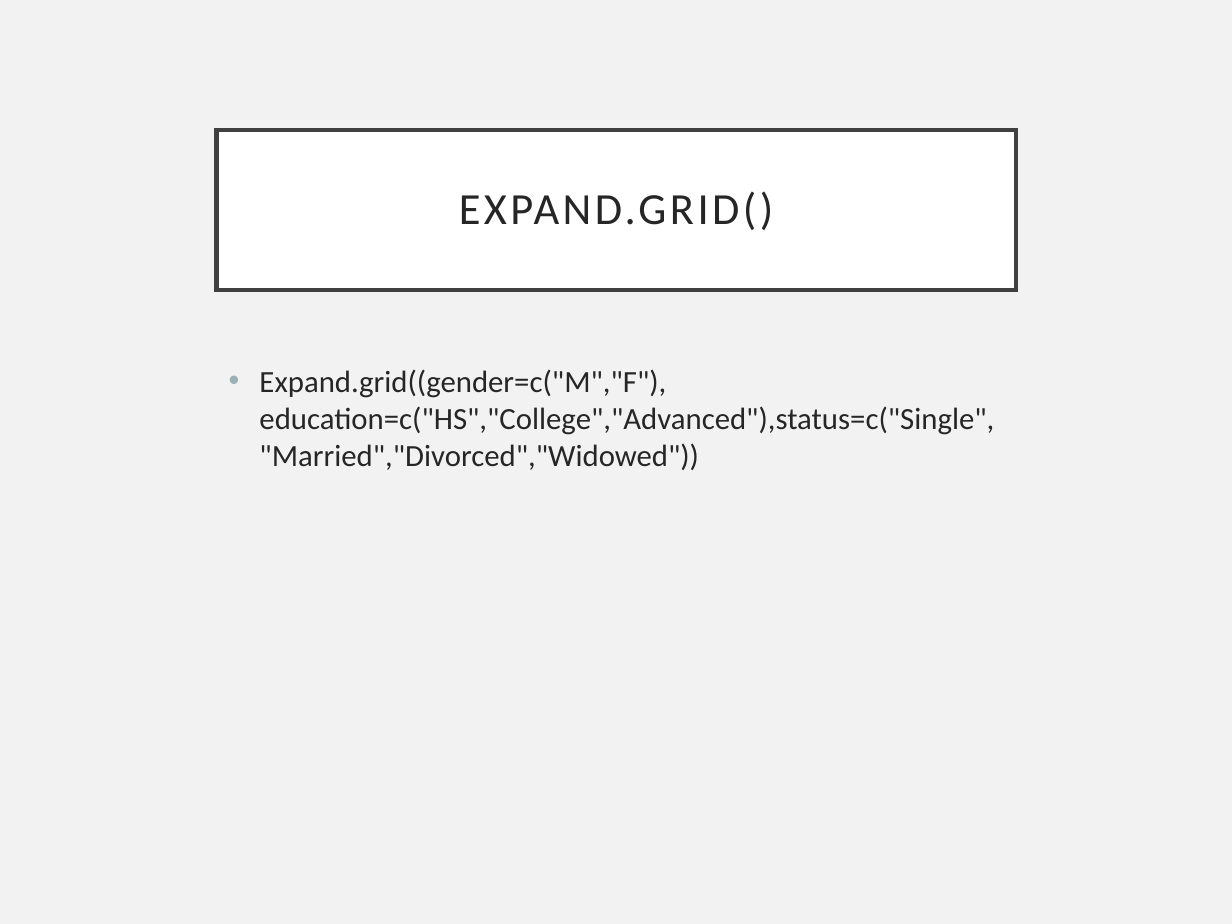
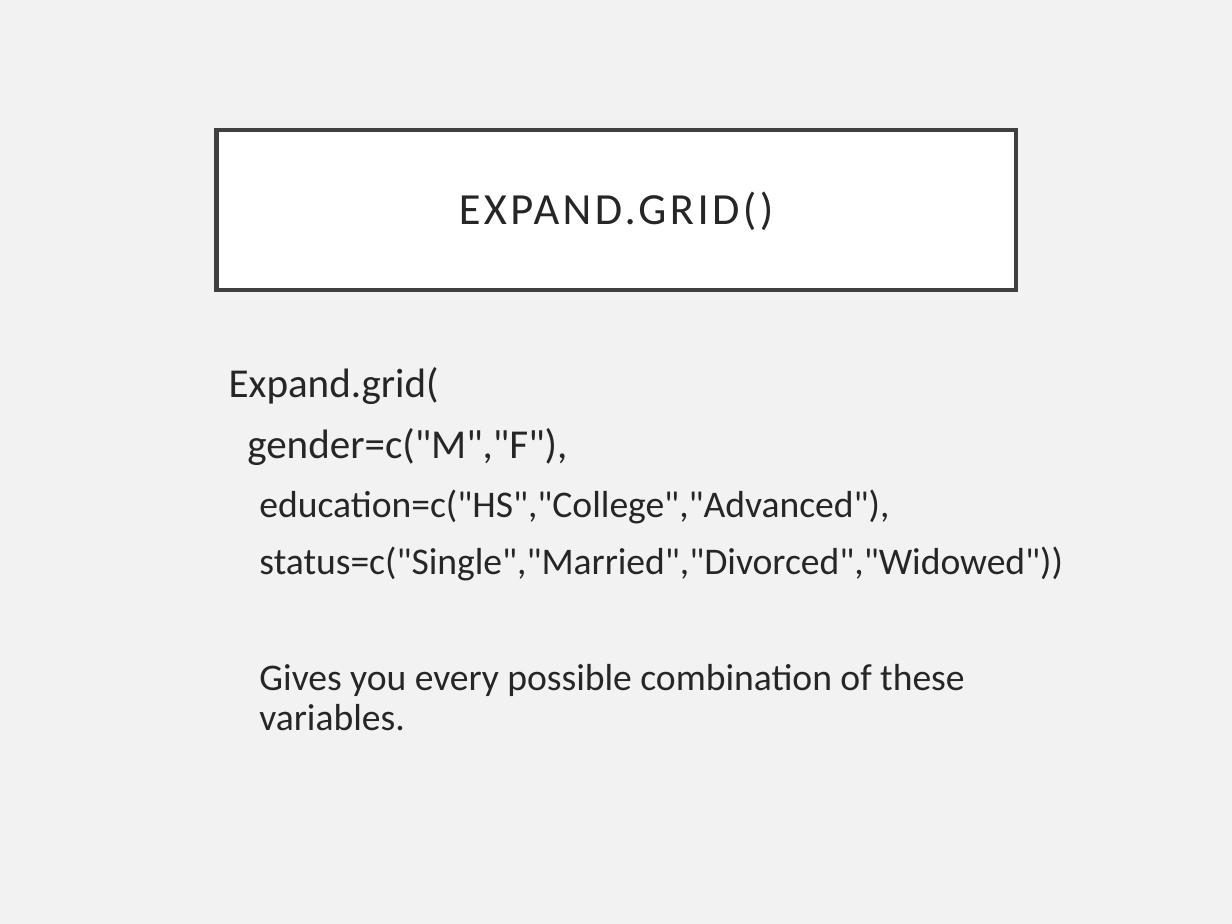
Before and after one commit to EEOB590A-Data-Science-in-R-Fall2021/CourseMaterials, a slide deck: slide 15 of 5. Simulating Data/SimulatingData.pptx (slide 11 before the commit). Drawn at 1232x924 pixels with LibreOffice and Linux fonts; fonts in the diff are those of the drawing. Boxes give left, top, right and bottom in pixels: in the first picture for what was removed or moved away, otherwise in the second. Text is boxed around its words. In the diff, an @@ line names an element or a change of style, - is before the commit and + after.

```diff
--- a/5. Simulating Data/SimulatingData.pptx
+++ b/5. Simulating Data/SimulatingData.pptx
@@ text at [229, 367, 1063, 731]: text changed; size 18 to 22 pt @@
-• Expand.grid((gender=c("M","F"), education=c("HS","College","Advanced"),status=c("Single","Married","Divorced","Widowed"))
+Expand.grid(
+gender=c("M","F"),
+  education=c("HS","College","Advanced"),
+  status=c("Single","Married","Divorced","Widowed"))
+  Gives you every possible combination of these variables.
```
Also in this commit, not shown: 9 other slides changed, 4 slides added, 2 other files.
